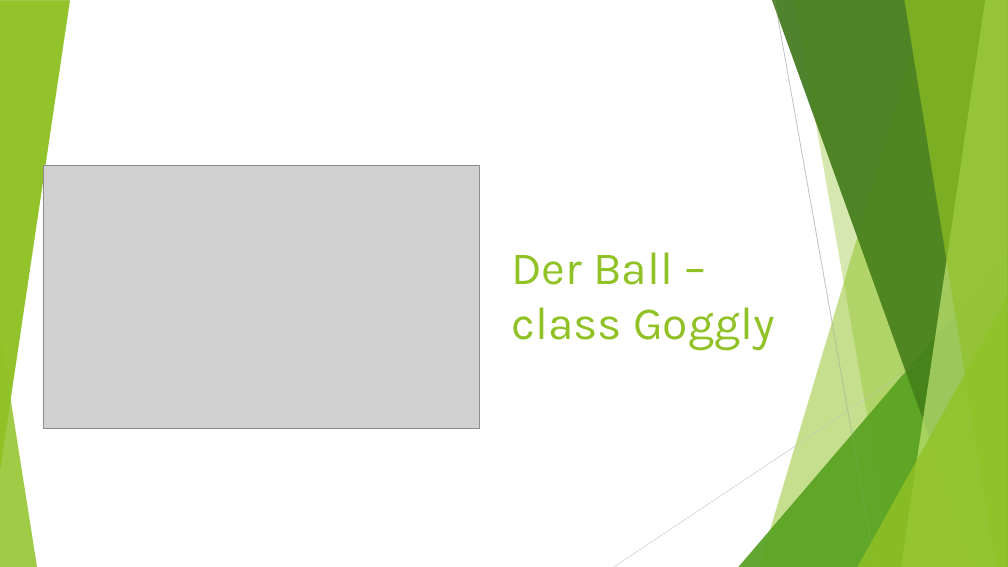
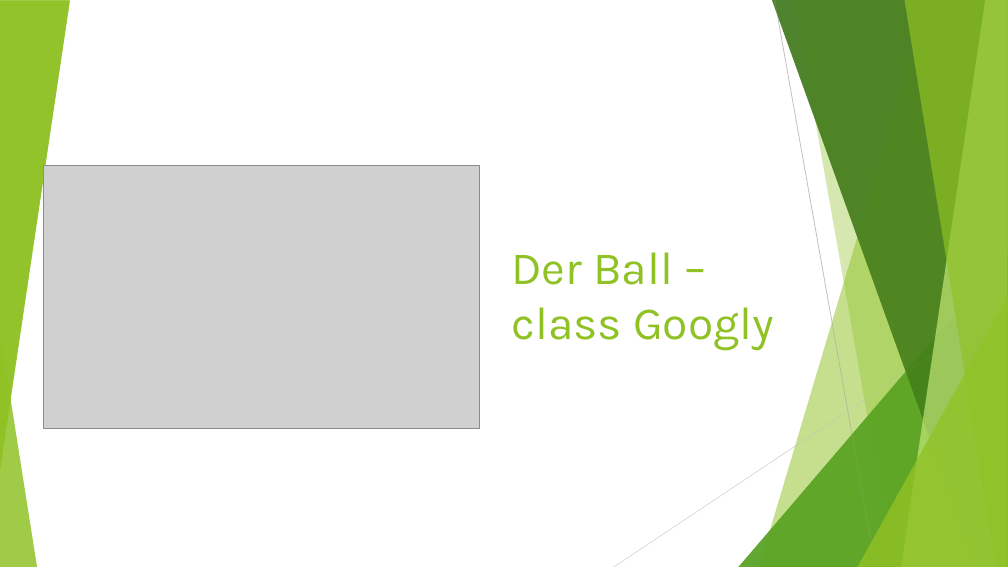
Before and after one commit to ArborLovis/BalanceControl, a slide deck: slide 3 of OSD_BallControl.pptx. Drawn at 1008x567 pixels with LibreOffice and Linux fonts; fonts in the diff are those of the drawing; grey boxes stand for pictures. Boxes give left, top, right and bottom in pixels: in the first picture for what was removed or moved away, otherwise in the second. Text is boxed around its words. In the diff, an @@ line names an element or a change of style, - is before the commit and + after.

Commit message:
corrected some typos

```diff
--- a/OSD_BallControl.pptx
+++ b/OSD_BallControl.pptx
@@ title at (511,252,774,350): text changed @@
-Der Ball – class Goggly
+Der Ball – class Googly
```
Also in this commit, not shown: 3 other slides changed.
